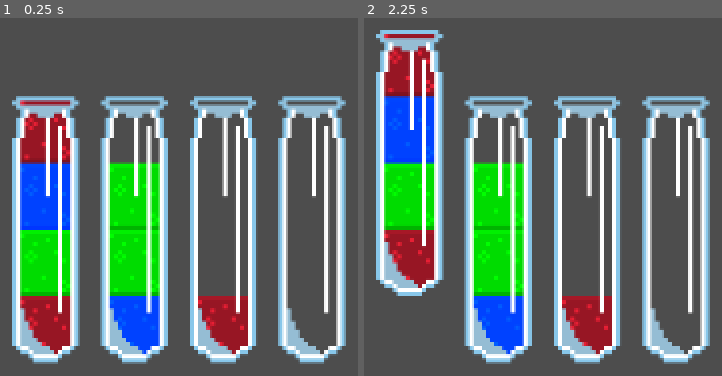
Above: before the commit, frames 1-2 (left to right).
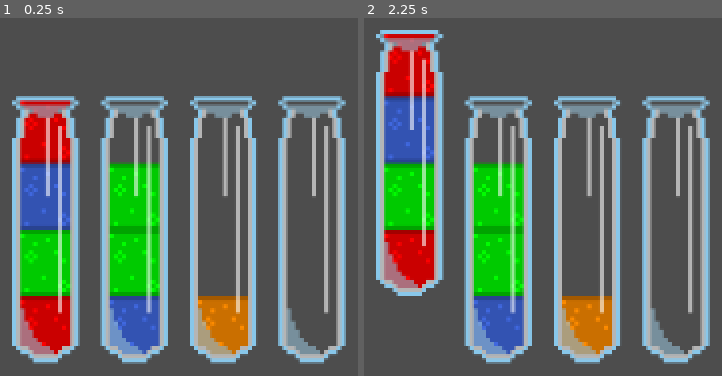
Above: after the commit, the same moments.

Repository: Crestor123/PotionSort
Game: Godot game, scene res://Scenes/TestScene.tscn
Two runs of this game, one before a commit and one after it. Both use one fixed random seed, a clock stepped at 60 frames per second and the inputs below.
Inputs (mouse positions are in pixels of both pictures, inside the frame that each line leads up to):
- Up to frame 1 (0.25 s): no input
- Up to frame 2 (2.25 s): click (410, 229) at 0.52 s; click (410, 229) at 1.27 s; click (410, 229) at 2.02 s

The runs differ from the first frame. In frame 1, 24% of the frame differs, in the area x 4-96%, y 22-95%; in frame 2, 24%.

Commit message:
PotionUnit coloring should be working properly

Diff:
--- a/Objects/Bottle.tscn
+++ b/Objects/Bottle.tscn
@@ -1,37 +1,10 @@
-[gd_scene load_steps=8 format=3 uid="uid://bxrjs1psmms6"]
+[gd_scene load_steps=9 format=3 uid="uid://bxrjs1psmms6"]
 
 [ext_resource type="Script" path="res://Scripts/Bottle.gd" id="1_3ww4r"]
-[ext_resource type="Texture2D" uid="uid://bsfk4n6kpdlwb" path="res://Sprites/Masks/4BottleMask.png" id="2_f4fqp"]
+[ext_resource type="Texture2D" uid="uid://dxn4e4pecnvw3" path="res://Sprites/Masks/4BottleMaskv3.png" id="2_sgulc"]
 [ext_resource type="Texture2D" uid="uid://d3c74m80147sq" path="res://Sprites/Masks/MaskFix.png" id="3_jd5vx"]
 [ext_resource type="Texture2D" uid="uid://d3vx6df2e5t3a" path="res://Sprites/4Bottle.png" id="4_hye4n"]
-
-[sub_resource type="Animation" id="Animation_14ei3"]
-resource_name = "select"
-length = 0.1
-tracks/0/type = "value"
-tracks/0/imported = false
-tracks/0/enabled = true
-tracks/0/path = NodePath("BottleSprite:position")
-tracks/0/interp = 1
-tracks/0/loop_wrap = true
-tracks/0/keys = {
-"times": PackedFloat32Array(0, 0.1),
-"transitions": PackedFloat32Array(1, 1),
-"update": 0,
-"values": [Vector2(0, 0), Vector2(0, -16)]
-}
-tracks/1/type = "value"
-tracks/1/imported = false
-tracks/1/enabled = true
-tracks/1/path = NodePath("Mask:position")
-tracks/1/interp = 1
-tracks/1/loop_wrap = true
-tracks/1/keys = {
-"times": PackedFloat32Array(0, 0.1),
-"transitions": PackedFloat32Array(1, 1),
-"update": 0,
-"values": [Vector2(0, 0), Vector2(0, -16)]
-}
+[ext_resource type="Texture2D" uid="uid://dlxc7iqollkme" path="res://Sprites/4BottleOutline.png" id="6_x0hxu"]
 
 [sub_resource type="Animation" id="Animation_ltuqm"]
 resource_name = "invalid"
@@ -85,6 +58,70 @@
 "update": 0,
 "values": [Vector2(0, -16), Vector2(0, 0)]
 }
+tracks/4/type = "value"
+tracks/4/imported = false
+tracks/4/enabled = true
+tracks/4/path = NodePath("Outline:rotation")
+tracks/4/interp = 1
+tracks/4/loop_wrap = true
+tracks/4/keys = {
+"times": PackedFloat32Array(0, 0.05, 0.1, 0.15, 0.2),
+"transitions": PackedFloat32Array(1, 1, 1, 1, 1),
+"update": 0,
+"values": [0.0, 0.174533, 0.0, -0.174533, 0.0]
+}
+tracks/5/type = "value"
+tracks/5/imported = false
+tracks/5/enabled = true
+tracks/5/path = NodePath("Outline:position")
+tracks/5/interp = 1
+tracks/5/loop_wrap = true
+tracks/5/keys = {
+"times": PackedFloat32Array(0, 0.1),
+"transitions": PackedFloat32Array(1, 1),
+"update": 0,
+"values": [Vector2(0, -16), Vector2(0, 0)]
+}
+
+[sub_resource type="Animation" id="Animation_14ei3"]
+resource_name = "select"
+length = 0.1
+tracks/0/type = "value"
+tracks/0/imported = false
+tracks/0/enabled = true
+tracks/0/path = NodePath("BottleSprite:position")
+tracks/0/interp = 1
+tracks/0/loop_wrap = true
+tracks/0/keys = {
+"times": PackedFloat32Array(0, 0.1),
+"transitions": PackedFloat32Array(1, 1),
+"update": 0,
+"values": [Vector2(0, 0), Vector2(0, -16)]
+}
+tracks/1/type = "value"
+tracks/1/imported = false
+tracks/1/enabled = true
+tracks/1/path = NodePath("Mask:position")
+tracks/1/interp = 1
+tracks/1/loop_wrap = true
+tracks/1/keys = {
+"times": PackedFloat32Array(0, 0.1),
+"transitions": PackedFloat32Array(1, 1),
+"update": 0,
+"values": [Vector2(0, 0), Vector2(0, -16)]
+}
+tracks/2/type = "value"
+tracks/2/imported = false
+tracks/2/enabled = true
+tracks/2/path = NodePath("Outline:position")
+tracks/2/interp = 1
+tracks/2/loop_wrap = true
+tracks/2/keys = {
+"times": PackedFloat32Array(0, 0.1),
+"transitions": PackedFloat32Array(1, 1),
+"update": 0,
+"values": [Vector2(0, 0), Vector2(0, -16)]
+}
 
 [sub_resource type="AnimationLibrary" id="AnimationLibrary_qy6rg"]
 _data = {
@@ -106,12 +143,15 @@
 
 [node name="Mask" type="Sprite2D" parent="."]
 clip_children = 1
-light_mask = 1025
+light_mask = 1024
+visibility_layer = 2
 texture_filter = 1
 texture_repeat = 1
-texture = ExtResource("2_f4fqp")
+texture = ExtResource("2_sgulc")
 
 [node name="Liquid" type="Node2D" parent="Mask"]
+light_mask = 0
+visibility_layer = 2
 
 [node name="Sprite2D" type="Sprite2D" parent="Mask"]
 texture = ExtResource("3_jd5vx")
@@ -121,7 +161,12 @@
 "": SubResource("AnimationLibrary_qy6rg")
 }
 
+[node name="Outline" type="Sprite2D" parent="."]
+texture_filter = 1
+texture = ExtResource("6_x0hxu")
+
 [node name="BottleSprite" type="Sprite2D" parent="."]
+self_modulate = Color(1, 1, 1, 0.588235)
 light_mask = 2
 visibility_layer = 2
 texture_filter = 1
--- a/Objects/PotionUnit.tscn
+++ b/Objects/PotionUnit.tscn
@@ -1,7 +1,7 @@
 [gd_scene load_steps=3 format=3 uid="uid://b7a426wgyrp5t"]
 
 [ext_resource type="Script" path="res://Scripts/PotionUnit.gd" id="1"]
-[ext_resource type="Texture2D" uid="uid://d0jujhe1g85eb" path="res://Sprites/Potion.png" id="2_y4hs7"]
+[ext_resource type="Texture2D" uid="uid://wwbq2t34t7i" path="res://Sprites/Potionv2.png" id="2_s4evc"]
 
 [node name="PotionUnit" type="Node2D"]
 light_mask = 1024
@@ -9,6 +9,6 @@
 script = ExtResource("1")
 
 [node name="Sprite2D" type="Sprite2D" parent="."]
-light_mask = 1025
+show_behind_parent = true
 texture_filter = 1
-texture = ExtResource("2_y4hs7")
+texture = ExtResource("2_s4evc")
--- a/Scenes/TestScene.tscn
+++ b/Scenes/TestScene.tscn
@@ -1,11 +1,8 @@
-[gd_scene load_steps=3 format=3 uid="uid://6irtb6klhqoc"]
+[gd_scene load_steps=2 format=3 uid="uid://6irtb6klhqoc"]
 
 [ext_resource type="Script" path="res://Scripts/Bottles.gd" id="2"]
-[ext_resource type="PackedScene" uid="uid://cstcmiona52rq" path="res://Objects/MixBottle.tscn" id="2_oimg8"]
 
 [node name="TestScene" type="Node2D"]
 
 [node name="Bottles" type="Node2D" parent="."]
 script = ExtResource("2")
-
-[node name="MixBottle" parent="Bottles" instance=ExtResource("2_oimg8")]
--- a/Scripts/Bottles.gd
+++ b/Scripts/Bottles.gd
@@ -10,7 +10,7 @@
 @export var bottles = {
 	1: [PotionColors.RED, PotionColors.BLUE, PotionColors.GREEN, PotionColors.RED],
 	2: [PotionColors.GREEN, PotionColors.GREEN, PotionColors.BLUE],
-	3: [PotionColors.RED],
+	3: [PotionColors.ORANGE],
 	4: [null]
 	}
 
--- a/Scripts/PotionUnit.gd
+++ b/Scripts/PotionUnit.gd
@@ -5,8 +5,12 @@
 @onready var sprite = $Sprite2D
 
 func _ready():
-	if color != Global.PotionColors.RED:
-		if color == Global.PotionColors.BLUE:
-			sprite.modulate = Color(0, 3, 100)
-		if color == Global.PotionColors.GREEN:
-			sprite.modulate = Color(0, 10, 0)
+	match color:
+		Global.PotionColors.RED:
+			sprite.self_modulate = Color("RED")
+		Global.PotionColors.ORANGE:
+			sprite.self_modulate = Color("DARK_ORANGE")
+		Global.PotionColors.BLUE:
+			sprite.self_modulate = Color("ROYAL_BLUE")
+		Global.PotionColors.GREEN:
+			sprite.self_modulate = Color("GREEN")
Binary file added: Sprites/4BottleOutline.png
Not shown, added: Sprites/4BottleOutline.png.import
Binary file removed: Sprites/Masks/4BottleMaskv2.png
Binary file added: Sprites/Masks/4BottleMaskv3.png
Not shown, added: Sprites/Masks/4BottleMaskv3.png.import
Binary file added: Sprites/Potionv2.png
Not shown, added: Sprites/Potionv2.png.import
Binary file added: Sprites/Potionv3.png
Not shown, changed: Sprites/Potionv3.png.import
